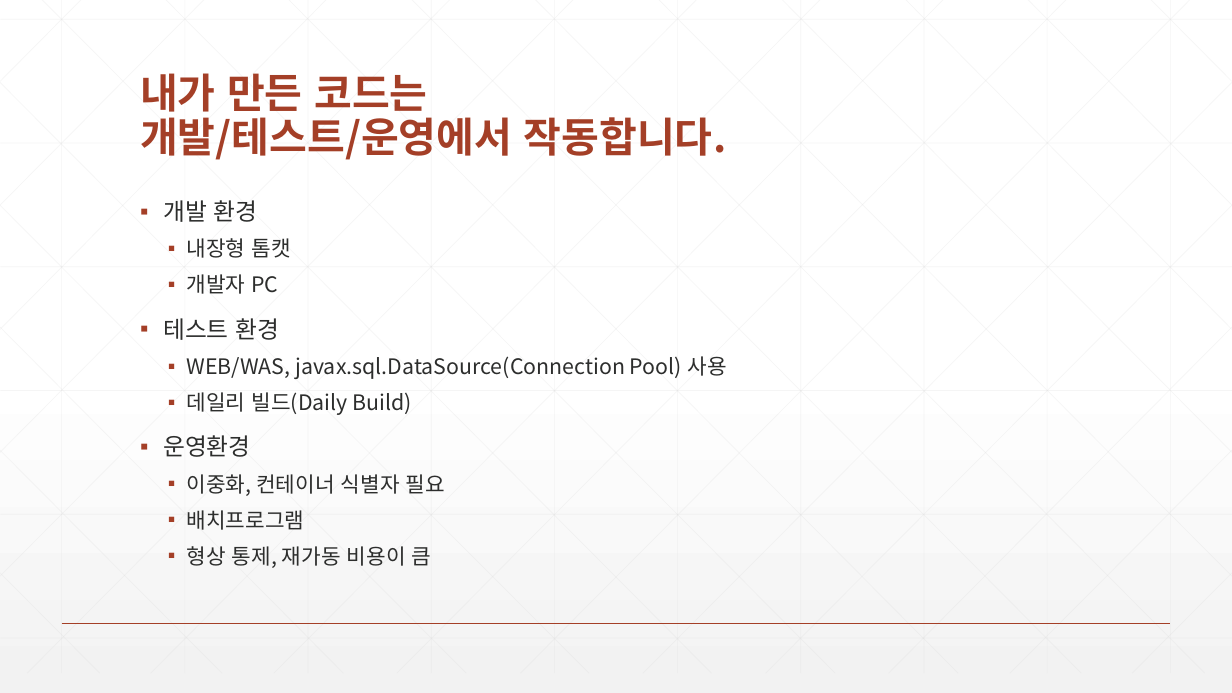
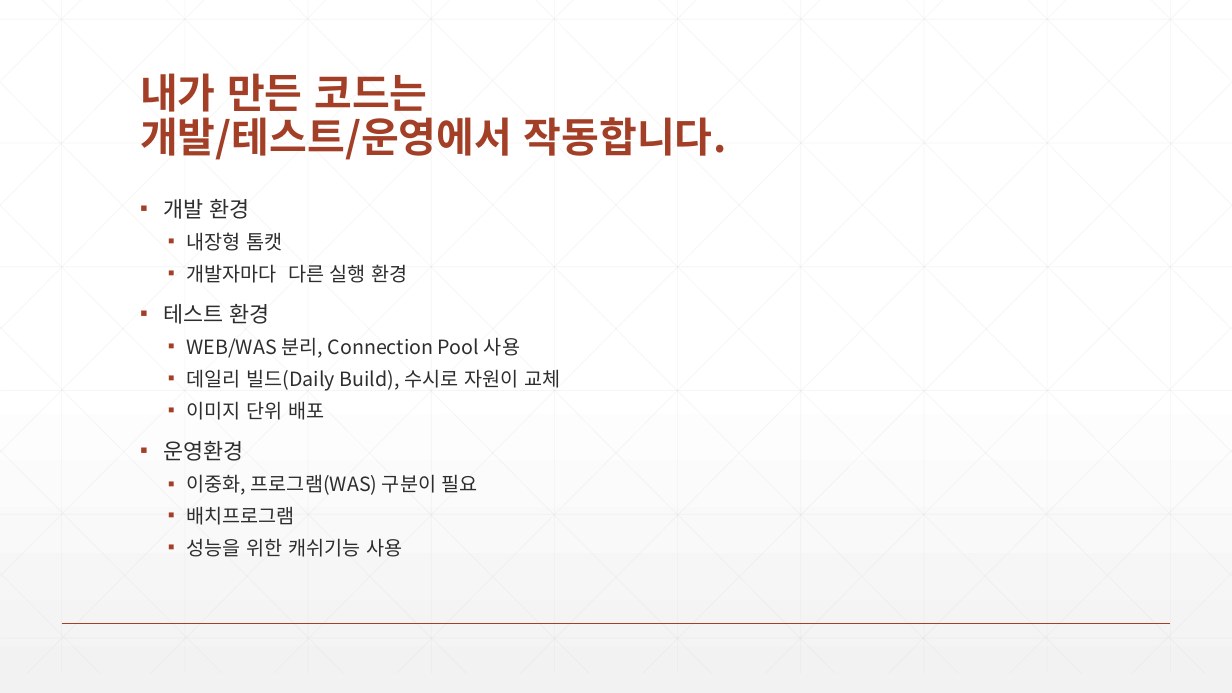
Before and after one commit to zeroshift01/code5, a slide deck: slide 1 of inflearn01/doc/1.(심화)내가만든코드는개발테스트운영에서작동합니다.pptx. Drawn at 1232x693 pixels with LibreOffice and Linux fonts; fonts in the diff are those of the drawing. Boxes give left, top, right and bottom in pixels: in the first picture for what was removed or moved away, otherwise in the second. Text is boxed around its words. In the diff, an @@ line names an element or a change of style, - is before the commit and + after.

```diff
--- a/inflearn01/doc/1.(심화)내가만든코드는개발테스트운영에서작동합니다.pptx
+++ b/inflearn01/doc/1.(심화)내가만든코드는개발테스트운영에서작동합니다.pptx
@@ text at box(163, 199, 295, 525): size 18.5 to 17 pt in "개발 환경", "테스트 환경", "운영환경"; size 16.6 to 15.3 pt in "내장형 톰캣", "배치프로그램"; line spacing 0.8 to 0.7 @@
@@ text at box(186, 264, 408, 283): text changed; size 16.6 to 15.3 pt @@
-  ▪ 개발자 PC
+  ▪ 개발자마다 다른 실행 환경
@@ text at box(186, 337, 560, 420): text changed; size 16.6 to 15.3 pt @@
-  ▪ WEB/WAS, javax.sql.DataSource(Connection Pool) 사용
-  ▪ 데일리 빌드(Daily Build)
+  ▪ WEB/WAS 분리, Connection Pool 사용
+  ▪ 데일리 빌드(Daily Build), 수시로 자원이 교체
+  ▪ 이미지 단위 배포
@@ text at box(186, 474, 478, 495): text changed; size 16.6 to 15.3 pt @@
-  ▪ 이중화, 컨테이너 식별자 필요
+  ▪ 이중화, 프로그램(WAS) 구분이 필요
@@ text at box(186, 538, 402, 557): text changed; size 16.6 to 15.3 pt @@
-  ▪ 형상 통제, 재가동 비용이 큼
+  ▪ 성능을 위한 캐쉬기능 사용
```
Also in this commit, not shown: 6 other slides changed, 5 slides added, 5 slides removed, 4 other files.
